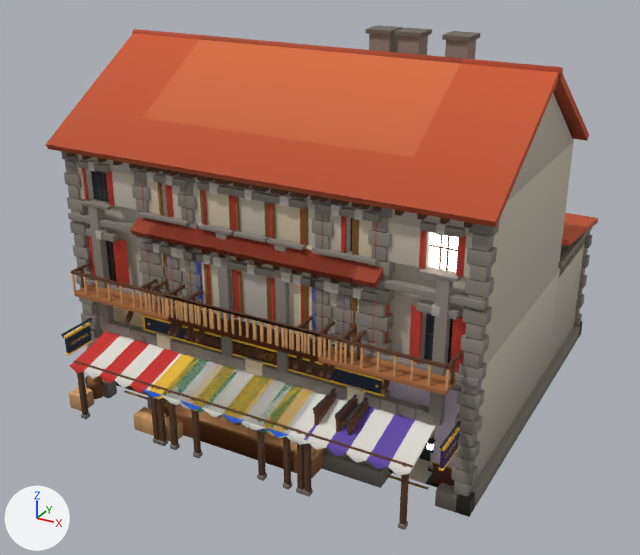
The glTF model assets/island/plaza_shops_low.glb, before and after one commit.
The view is the same before and after, from a camera (50 mm lens) standing at (19.1, -35.0, 23.3) and looking at (-0.3, 0.2, 5.7). Every picture has the same lights, and +X, +Y and +Z are marked at lower left. The first picture is the older version. Objects named as collision shapes, trigger or cutter boxes, shadow casters or lower levels of detail are left out. Where no turn or scale is listed for an object, it has been applied to the vertices.

Objects in the first picture: 'house_e_LOD1', 'shop_clothes_LOD1', 'shop_pets_LOD1', 'shop_ships_LOD1', 'shop_upgrades_LOD1'.
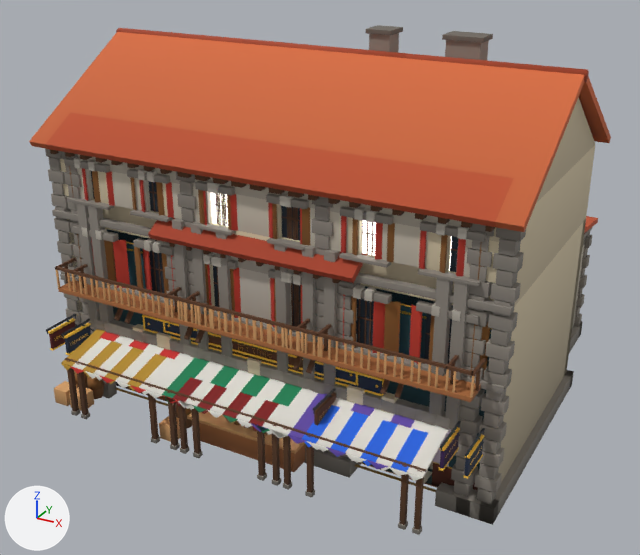
What differs and where, as boxes (x1, y1, x2, y2) in the pictures (640 x 555 px):
'ship_store_LOD1', added (orange)
    after: (29, 28, 611, 535)
    faces in mat_plaza_solid: (29, 28, 611, 535)
    faces in mat_plaza_glow: (211, 193, 376, 256)
'shop_ships_LOD1', deleted (orange)
    before: (116, 27, 464, 497)
'shop_upgrades_LOD1', deleted
    before: (130, 217, 383, 494)

What changed in the scene script:
```text
Add me_ship_store_lod1:
    me_ship_store_lod1.from_pydata(...)  # 19605 vertices, 29059 faces; spans x -11.6..11.6, y -7.8..7.8, z -8.9..8.9
    # faces by material slot: [27399, 1508, 152]
    me_ship_store_lod1.materials.append(mat_plaza_solid)
    me_ship_store_lod1.materials.append(mat_plaza_glow)
    me_ship_store_lod1.materials.append(mat_plaza_glass)
Remove ob_shop_ships_lod1:
    ob_shop_ships_lod1 = bpy.data.objects.new('shop_ships_LOD1', me_shop_ships_lod1)
    ob_shop_ships_lod1.location = (0.0, -1.02, 8.63)
Remove ob_shop_upgrades_lod1:
    ob_shop_upgrades_lod1 = bpy.data.objects.new('shop_upgrades_LOD1', me_shop_upgrades_lod1)
    ob_shop_upgrades_lod1.location = (0.0, -1.02, 6.98)
Add ob_ship_store_lod1:
    ob_ship_store_lod1 = bpy.data.objects.new('ship_store_LOD1', me_ship_store_lod1)
    ob_ship_store_lod1.location = (0.0, -1.02, 8.63)
```
